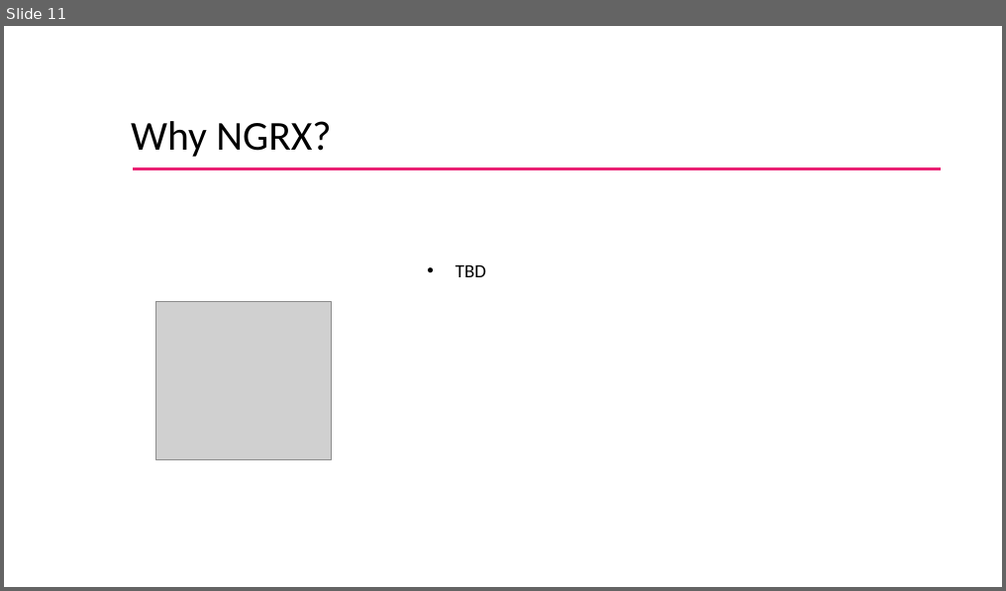
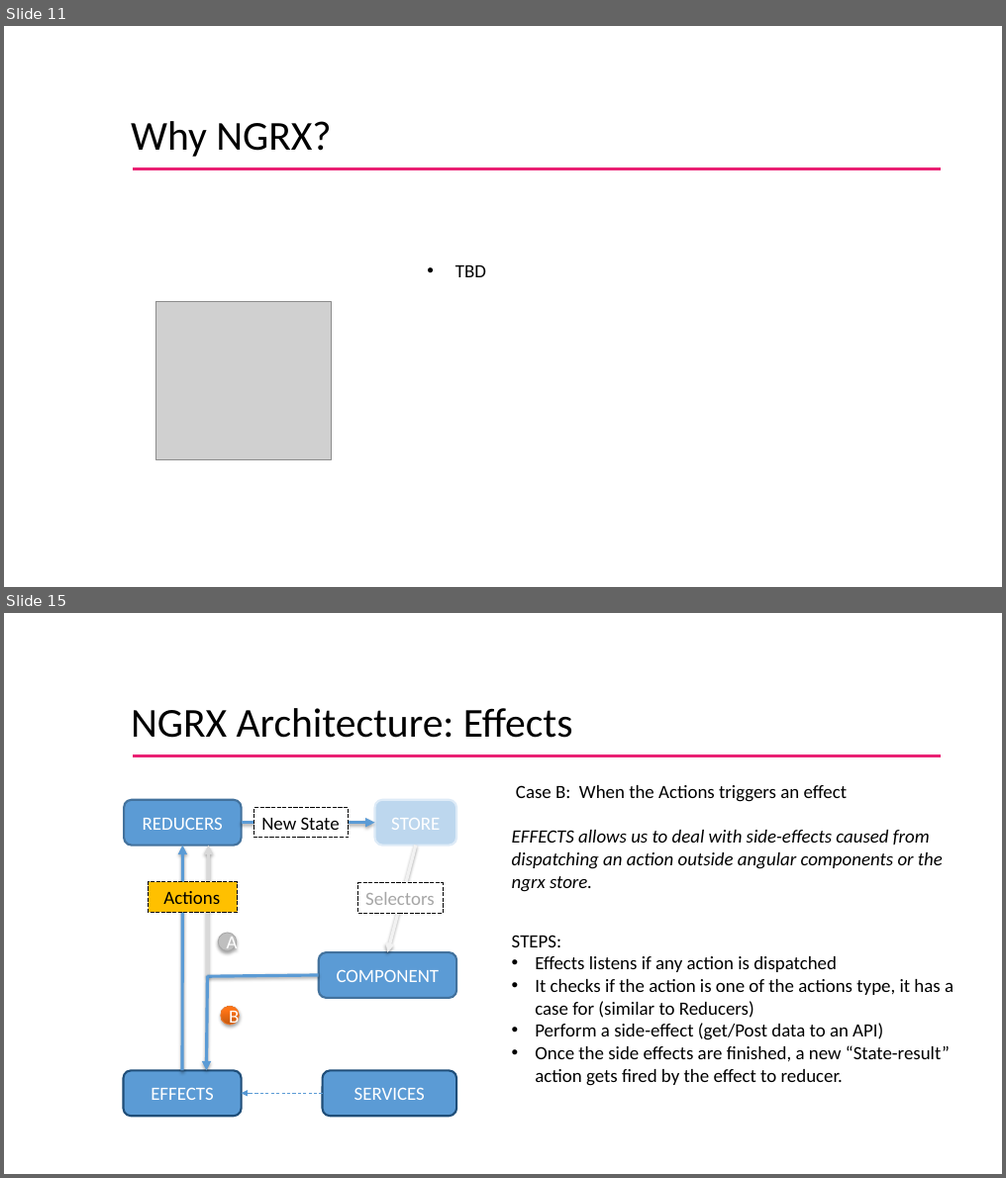
Before and after one commit to rkrandhir/globalForm, a slide deck: NGRX_tech_session.pptx. Shown one above the other, each under a label of ours: slide 11 before the commit, slides 11 and 15 after it; the slides between them are not shown. The pictures are 1006x591 and 1006x1178 pixels, drawn with LibreOffice and Linux fonts; fonts in the diff are those of the drawing; grey boxes stand for pictures; background and template pictures are left out. Boxes give left, top, right and bottom in pixels: in the first picture for what was removed or moved away, otherwise in the second. Text is boxed around its words. In the diff, an @@ line names an element or a change of style, - is before the commit and + after.

```diff
--- a/NGRX_tech_session.pptx
+++ b/NGRX_tech_session.pptx
@@ slide 15 added at bbox=[4, 613, 1002, 1174], background #FFFFFF @@
@@ title added at bbox=[131, 708, 573, 738], 39.6 pt, text #000000 @@
+NGRX Architecture: Effects
@@ line added from (134, 756) to (941, 756), #EA2073 2.25 pt @@
@@ text added at bbox=[516, 785, 846, 802], 18 pt, text #000000 @@
+Case B: When the Actions triggers an effect
@@ rounded rectangle added at bbox=[124, 800, 242, 846], fill #5B9BD5, outline #43739E 2 pt, 18 pt, text #FFFFFF @@
+REDUCERS
@@ rectangle added at bbox=[254, 808, 348, 838], fill #FFFFFF, outline #000000 0.75 pt dashed, 18 pt, text #000000 @@
+New State
@@ rounded rectangle added at bbox=[374, 800, 456, 846], fill #BDD7EE, outline #DEEBF7 2 pt, 18 pt, text #FFFFFF @@
+STORE
@@ arrow added from (182, 1071) to (183, 845), #5B9BD5 3 pt @@
@@ elbow arrow added from (208, 976) to (208, 845), #D9D9D9 3 pt @@
@@ arrow added from (242, 823) to (374, 823), #5B9BD5 3 pt @@
@@ arrow added from (416, 845) to (388, 953), #F2F2F2 3 pt @@
@@ text added at bbox=[512, 830, 943, 892], 18 pt, text #000000, italic @@
+EFFECTS allows us to deal with side-effects caused from dispatching an action outside angular components or the ngrx store.
@@ rectangle added at bbox=[148, 882, 237, 912], fill #FFC000, outline #000000 0.75 pt dashed, 18 pt, text #000000 @@
+Actions
@@ rectangle added at bbox=[358, 883, 443, 913], fill #FFFFFF, outline #000000 0.75 pt dashed, 18 pt, text #A6A6A6 @@
+Selectors
@@ ellipse added at bbox=[218, 933, 237, 952], fill #BFBFBF, outline #A6A6A6 0.75 pt, 18 pt, text #FFFFFF @@
+A
@@ text added at bbox=[512, 935, 953, 1086], 18 pt, text #000000 @@
+STEPS:
+• Effects listens if any action is dispatched
+• It checks if the action is one of the actions type, it has a case for (similar to Reducers)
+• Perform a side-effect (get/Post data to an API)
+• Once the side effects are finished, a new “State-result” action gets fired by the effect to reducer.
@@ rounded rectangle added at bbox=[319, 953, 456, 998], fill #5B9BD5, outline #43739E 2 pt, 18 pt, text #FFFFFF @@
+COMPONENT
@@ arrow added from (208, 976) to (206, 1071), #5B9BD5 3 pt @@
@@ line added from (208, 977) to (319, 975), #5B9BD5 3 pt @@
@@ ellipse added at bbox=[221, 1007, 239, 1026], fill gradient #C65910 to #FF7416 to #FF7517, outline #EC792B 0.75 pt, 18 pt, text #FFFFFF @@
+B
@@ rounded rectangle added at bbox=[123, 1071, 242, 1117], fill #5B9BD5, outline #1F4E79 2 pt, 18 pt, text #FFFFFF @@
+EFFECTS
@@ rounded rectangle added at bbox=[322, 1071, 456, 1117], fill #5B9BD5, outline #1F4E79 2 pt, 18 pt, text #FFFFFF @@
+SERVICES
@@ page number added at bbox=[391, 1086, 603, 1116], 14 pt, text #FFFFFF, bold @@
+15
@@ line added from (322, 1093) to (242, 1093), #5B9BD5 0.75 pt dashed @@
@@ arrow added from (251, 1093) to (242, 1093), #5698D3 0.75 pt @@
@@ page number added at bbox=[758, 1131, 970, 1161], 14 pt, text #FFFFFF, bold @@
+15
```
Also in this commit, not shown: 4 slides changed, 4 other slides added, 13 slides removed.
